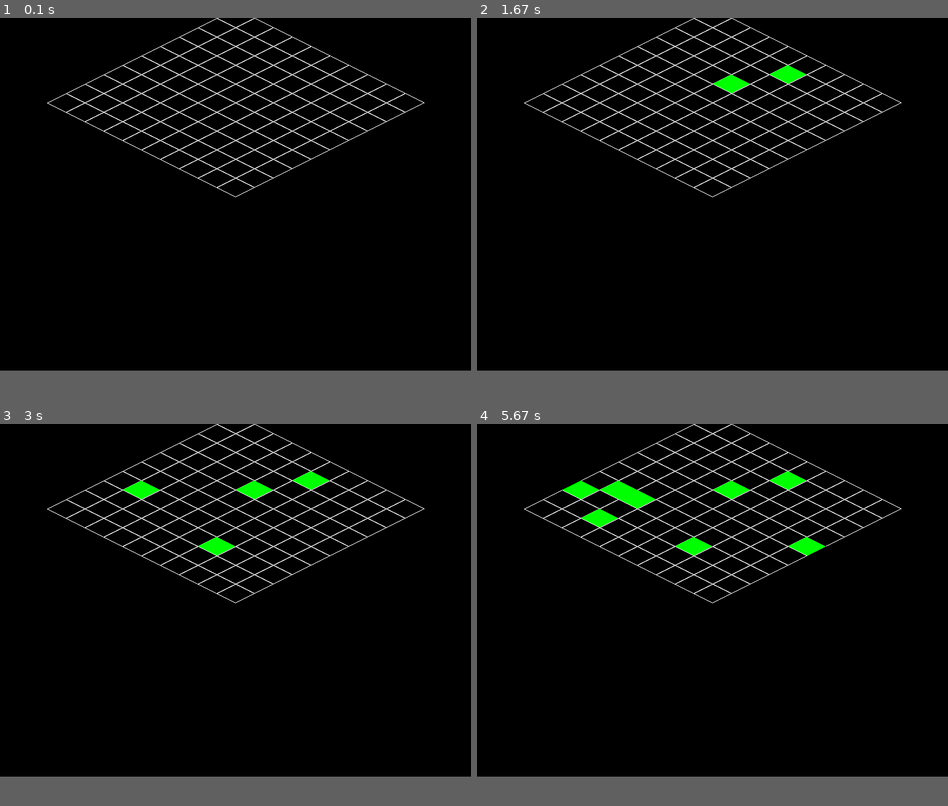
Above: before the commit, frames 1-4 (two rows, left to right).
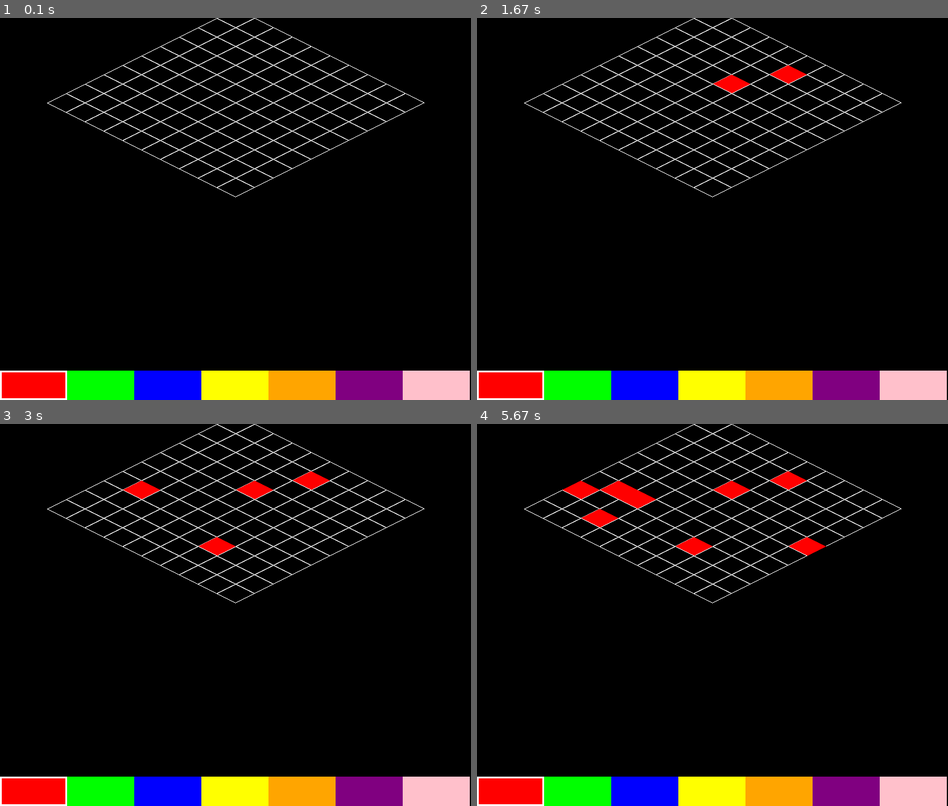
Above: after the commit, the same moments.

Repository: charlesastokes/pygame-town-builder
Game: pygame game, started from townbuilder-game-engine.py
Same seed, same stepped clock (60 frames per second), same inputs: the game is played once before the commit and once after it.
Inputs (mouse positions are in pixels of both pictures, inside the frame that each line leads up to):
- Up to frame 1 (0.1 s): no input
- Up to frame 2 (1.67 s): click (712, 209) at 0.38 s; click (783, 75) at 1.22 s; click (721, 79) at 1.55 s
- Up to frame 3 (3 s): click (221, 550) at 2.22 s; click (160, 488) at 2.55 s
- Up to frame 4 (5.67 s): click (811, 546) at 3.38 s; click (571, 485) at 3.72 s; click (608, 546) at 4.62 s; click (608, 546) at 4.95 s; click (637, 492) at 5.28 s; click (599, 515) at 5.62 s
In our replay, the window is 800x600 before the commit and 800x650 after it. These sizes can differ from the game's own. Grey fills any space a smaller window leaves; there, only what the larger window draws over its background counts as a difference.

The runs differ from the first frame. In frame 1, 6.6% of the frame differs, in the area x 0-100%, y 92-100%; in frame 2, 7.0%; in frame 3, 7.4%; in frame 4, 8.2%, in the area x 0-100%, y 12-100%.

Commit message:
Add color palette allowing users to select different tile colors
Users can now choose colors from a palette and apply them to tiles in the isometric grid.

Diff:
--- a/townbuilder-game-engine.py
+++ b/townbuilder-game-engine.py
@@ -7,8 +7,9 @@
 # Set up display
 SCREEN_WIDTH = 800
 SCREEN_HEIGHT = 600
-screen = pygame.display.set_mode((SCREEN_WIDTH, SCREEN_HEIGHT))
-pygame.display.set_caption("Isometric World Building Game")
+PALETTE_HEIGHT = 50  # Height of the color palette area
+screen = pygame.display.set_mode((SCREEN_WIDTH, SCREEN_HEIGHT + PALETTE_HEIGHT))
+pygame.display.set_caption("Isometric World Building Game with Color Palette")
 
 # Define grid dimensions
 GRID_WIDTH = 10
@@ -18,8 +19,20 @@
 TILE_WIDTH = 64
 TILE_HEIGHT = 32
 
-# Create a 2D grid to represent the world
-world = [[0 for x in range(GRID_WIDTH)] for y in range(GRID_HEIGHT)]
+# Define colors
+colors = [
+    (255, 0, 0),    # Red
+    (0, 255, 0),    # Green
+    (0, 0, 255),    # Blue
+    (255, 255, 0),  # Yellow
+    (255, 165, 0),  # Orange
+    (128, 0, 128),  # Purple
+    (255, 192, 203) # Pink
+]
+selected_color = colors[0]
+
+# Create a 2D grid to represent the world, storing the color of each tile
+world = [[None for x in range(GRID_WIDTH)] for y in range(GRID_HEIGHT)]
 
 # Function to convert grid coordinates to isometric screen coordinates
 def grid_to_iso(x, y):
@@ -50,11 +63,20 @@
             if event.button == 1:  # Left mouse button
                 # Get mouse position
                 mouse_x, mouse_y = pygame.mouse.get_pos()
-                # Convert screen coordinates to grid coordinates
-                grid_x, grid_y = iso_to_grid(mouse_x, mouse_y)
-                # Check if grid coordinates are within bounds
-                if 0 <= grid_x < GRID_WIDTH and 0 <= grid_y < GRID_HEIGHT:
-                    world[grid_y][grid_x] = 1 - world[grid_y][grid_x]  # Toggle tile
+                if mouse_y >= SCREEN_HEIGHT:
+                    # Clicked on the palette
+                    palette_x = mouse_x // (SCREEN_WIDTH // len(colors))
+                    if 0 <= palette_x < len(colors):
+                        selected_color = colors[palette_x]
+                else:
+                    # Convert screen coordinates to grid coordinates
+                    grid_x, grid_y = iso_to_grid(mouse_x, mouse_y)
+                    # Check if grid coordinates are within bounds
+                    if 0 <= grid_x < GRID_WIDTH and 0 <= grid_y < GRID_HEIGHT:
+                        if world[grid_y][grid_x] == selected_color:
+                            world[grid_y][grid_x] = None  # Remove color
+                        else:
+                            world[grid_y][grid_x] = selected_color  # Set selected color
 
     # Clear the screen
     screen.fill((0, 0, 0))
@@ -70,12 +92,21 @@
                 (iso_x, iso_y + TILE_HEIGHT // 2),
                 (iso_x - TILE_WIDTH // 2, iso_y)
             ]
-            if world[y][x] == 1:
-                # Filled tile
-                pygame.draw.polygon(screen, (0, 255, 0), tile_points)
+            if world[y][x]:
+                # Filled tile with the assigned color
+                pygame.draw.polygon(screen, world[y][x], tile_points)
             else:
                 # Empty tile
                 pygame.draw.polygon(screen, (255, 255, 255), tile_points, 1)
+
+    # Draw the color palette
+    palette_width = SCREEN_WIDTH // len(colors)
+    for idx, color in enumerate(colors):
+        rect = pygame.Rect(idx * palette_width, SCREEN_HEIGHT, palette_width, PALETTE_HEIGHT)
+        pygame.draw.rect(screen, color, rect)
+        if color == selected_color:
+            # Highlight the selected color
+            pygame.draw.rect(screen, (255, 255, 255), rect, 3)
 
     # Update the display
     pygame.display.flip()
